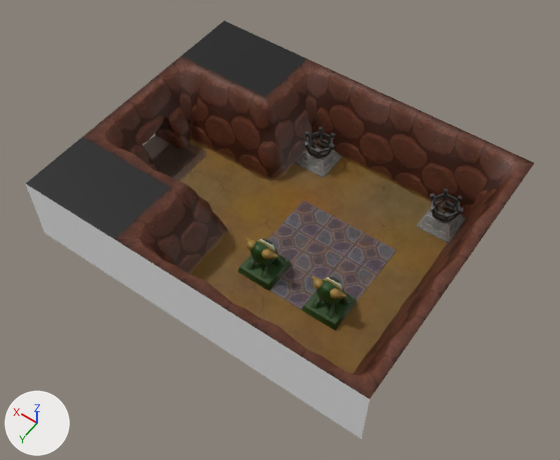
What one commit did to the FBX model Bin/Resources/Meshes/TailCave/Lv01TailCave_08B.fbx.
Both versions are drawn from a 50 mm lens placed at (-0.1138, 0.1612, 0.2476), pointed at (-0.0048, 0.0085, 0.0077). The axes (+X, +Y, +Z) are drawn at lower left. The lights are the same throughout. Where no turn or scale is listed for an object, it has been applied to the vertices.

Objects in the first picture: 'Lv01TailCave_08B1__MI_DungeonFaceLamp_01', 'Lv01TailCave_08B1__MI_DungeonRoof_01', 'Lv01TailCave_08B1__MI_d1_b_gate_01', 'Lv01TailCave_08B1__MI_d1_f_floor_a_01', 'Lv01TailCave_08B1__MI_d1_f_floor_b_01', 'Lv01TailCave_08B1__MI_d1_w_wall_a_01', 'Lv01TailCave_08B1__MI_d1_w_wall_a_09', 'Lv01TailCave_08B1__MI_greeneyegorefigure_01', 'Lv01TailCave_08B1__black'.
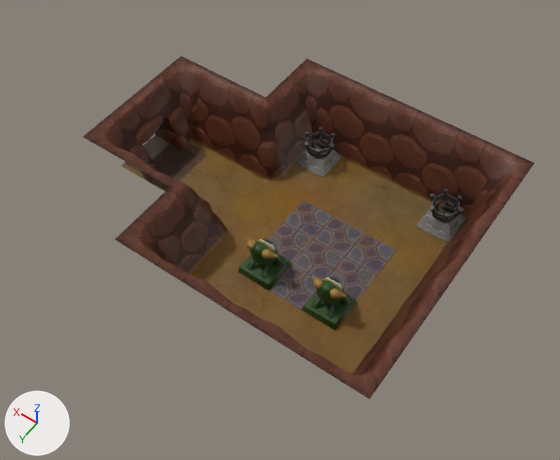
Edits to the bpy script that builds the scene:
```text
Remove ob_lv01tailcave_08b1__black:
    ob_lv01tailcave_08b1__black = bpy.data.objects.new('Lv01TailCave_08B1__black', me_mesh_008)
    ob_lv01tailcave_08b1__black.location = (0.0, 0.0, 0.0)
Remove ob_lv01tailcave_08b1__mi_dungeonroof_01:
    ob_lv01tailcave_08b1__mi_dungeonroof_01 = bpy.data.objects.new('Lv01TailCave_08B1__MI_DungeonRoof_01', me_mesh_001)
    ob_lv01tailcave_08b1__mi_dungeonroof_01.location = (0.0, 0.0, 0.0)
```

Boxes (x1, y1, x2, y2) around the edits, measured in the pictures (560 x 460 px):
'Lv01TailCave_08B1__MI_DungeonRoof_01', deleted
    before: (26, 184, 370, 439)
'Lv01TailCave_08B1__black', deleted (black)
    before: (26, 21, 307, 239)
